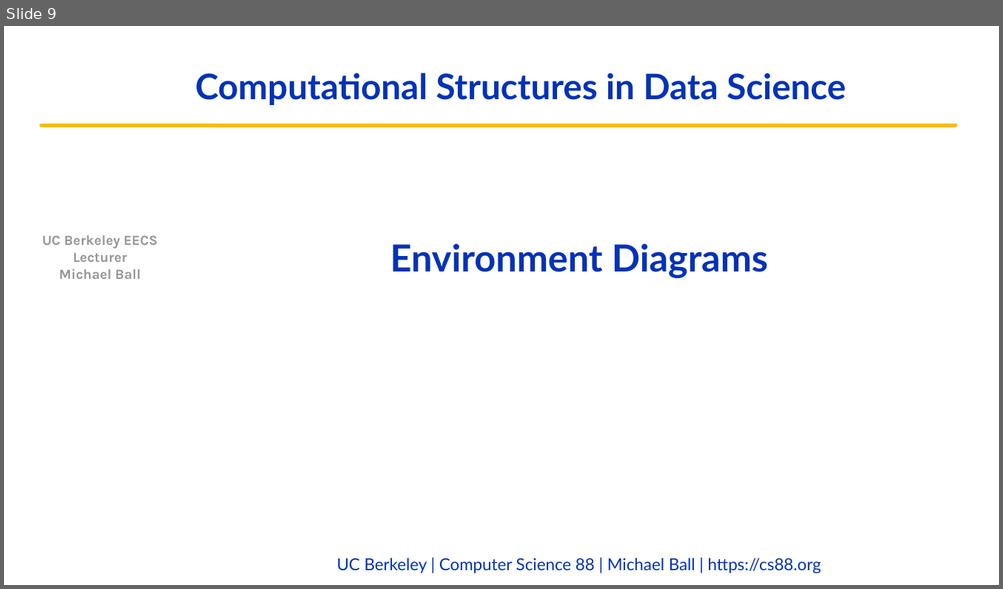
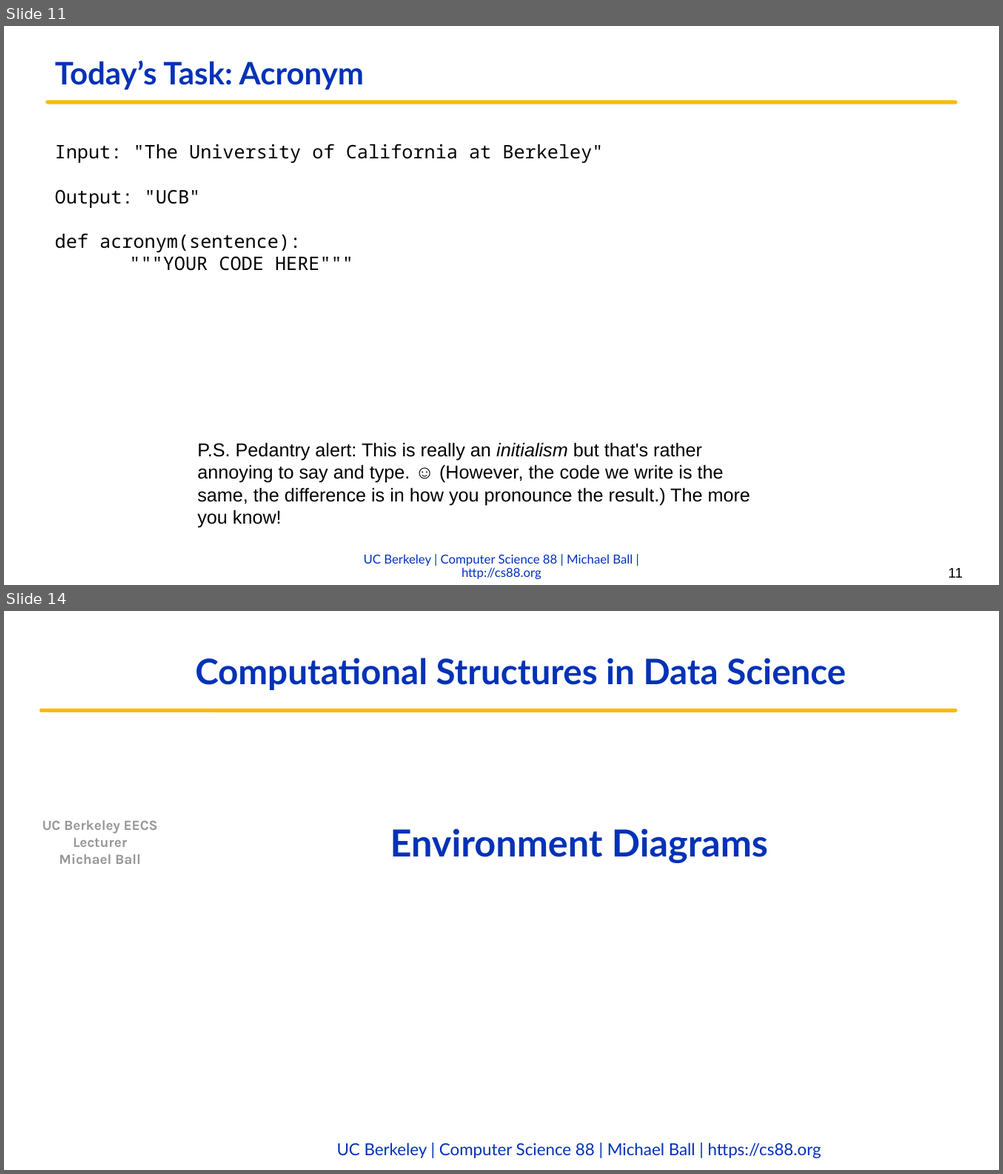
Before and after one commit to cs88-website/fa22, a slide deck: assets/slides/fa22/07-HOFs_Environments.pptx. Shown one above the other, each under a label of ours: slide 9 before the commit, slides 11 and 14 after it; the slides between them are not shown. The pictures are 1003x589 and 1003x1174 pixels, drawn with LibreOffice and Linux fonts; fonts in the diff are those of the drawing; background and template pictures are left out. Boxes give left, top, right and bottom in pixels: in the first picture for what was removed or moved away, otherwise in the second. Text is boxed around its words. In the diff, an @@ line names an element or a change of style, - is before the commit and + after.

```diff
--- a/assets/slides/fa22/07-HOFs_Environments.pptx
+++ b/assets/slides/fa22/07-HOFs_Environments.pptx
@@ slide 11 added at bbox=[4, 26, 999, 585], background #FFFFFF @@
@@ title added at bbox=[55, 60, 364, 90], 30 pt, text #0332B7, bold @@
+Today’s Task: Acronym
@@ freeform shape added at bbox=[47, 102, 956, 102], outline #FBBA03 3.75 pt @@
@@ text added at bbox=[55, 144, 603, 271], 18 pt, text #000000 @@
+Input: "The University of California at Berkeley"
+Output: "UCB"
+def acronym(sentence):
+"""YOUR CODE HERE"""
@@ text added at bbox=[197, 443, 750, 528], 18 pt, text #000000 @@
+P.S. Pedantry alert: This is really an initialism but that's rather annoying to say and type. ☺ (However, the code we write is the same, the difference is in how you pronounce the result.) The more you know!
@@ text added at bbox=[364, 554, 632, 580], 12 pt, text #0332B7 @@
+UC Berkeley | Computer Science 88 | Michael Ball | http://cs88.org
@@ page number added at bbox=[948, 568, 962, 578], 13.5 pt, text #000000 @@
+11
@@ what was slide 9 is now slide 14 @@
```
Also in this commit, not shown: 4 slides changed, 9 other slides added, 5 slides removed, 5 other files.
